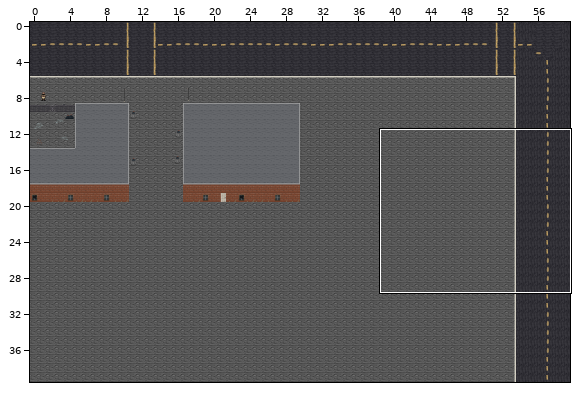
An edit to a level. Tiled map, public/assets/tilemaps/world.tmx. Above, an overview of the earlier version with the close-up marked.
Close-up. Before:
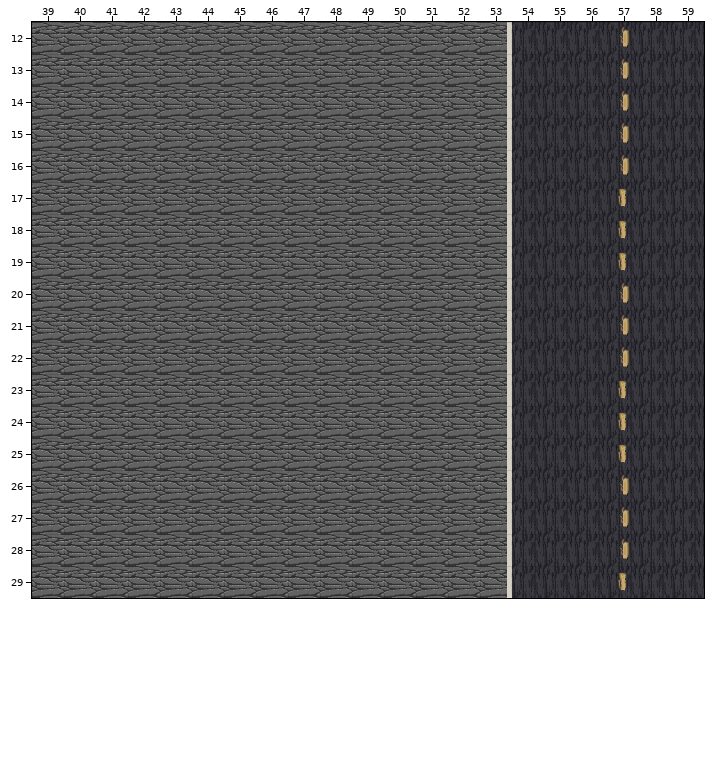
Cells are 64x64 px. Shown: x 39..59, y 12..29. The commit also changed other parts of the map, which this record leaves out.
The result:
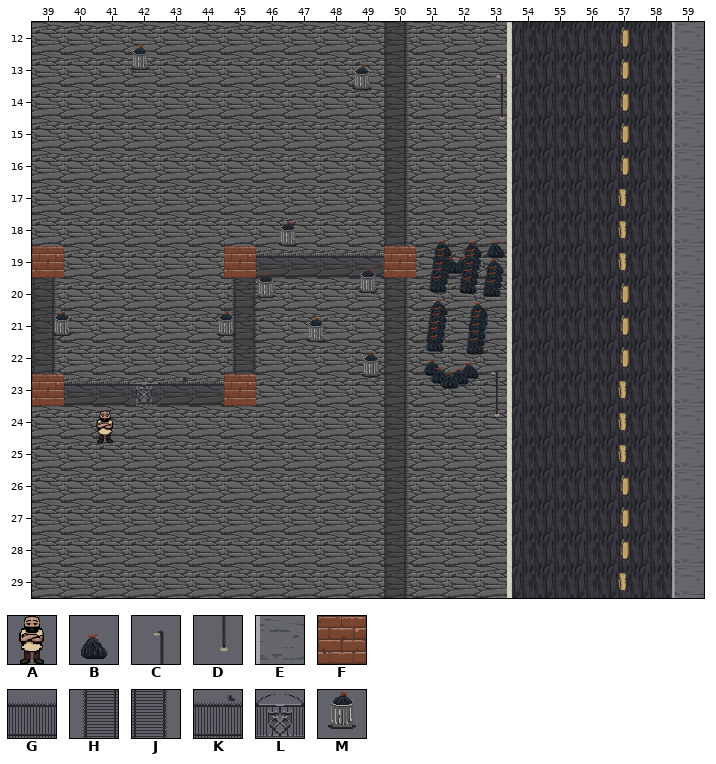
Key: from "bouncer": A 0; from "decor": B 2, C 5, D 7; from "grungy_ass_town": E 11, F 36, G 46, H 46 turned 270, J 46 turned 90, K 47, L 55; from "trash_can": M 0.
_ is an empty cell, . an unchanged one.
Objects are placed by their top-left corner, in cells (3,4 is the top-left corner of cell 3,4); size is 1x1 cell unless given.
From old to new:
--- layer "Walls"
@@ x 39..59 @@
-12 ..........._........_
-13 ..........._........_
-14 ..........._........_
-15 ..........._........_
-16 ..........._........_
-17 ..........._........_
-18 ..........._........_
-19 _.....______........_
-20 _....._...._........_
-21 _....._...._........_
-22 _....._...._........_
-23 ___.___...._........_
-24 ..........._........_
-25 ..........._........_
-26 ..........._........_
-27 ..........._........_
-28 ..........._........_
-29 ..........._........_
+12 ...........J........E
+13 ...........J........E
+14 ...........J........E
+15 ...........J........E
+16 ...........J........E
+17 ...........J........E
+18 ...........J........E
+19 F.....FGGGGF........E
+20 J.....H....J........E
+21 J.....H....J........E
+22 J.....H....J........E
+23 FGG.KGF....J........E
+24 ...........J........E
+25 ...........J........E
+26 ...........J........E
+27 ...........J........E
+28 ...........J........E
+29 ...........J........E
--- layer "decor"
+C "lamp_top_l" at 53.1,13.3
+D "lamp_bottom_l" at 53.1,14.3
+B "trash_bag" at 51.3,18.4
+B "trash_bag" at 52.3,18.5
+B "trash_bag" at 53,18.5
+B "trash_bag" at 51.3,18.7
+B "trash_bag" at 52.3,18.7
+B "trash_bag" at 51.3,18.9
+B "trash_bag" at 52.2,18.9
+B "trash_bag" at 52,19
+B "trash_bag" at 51.6,19
+B "trash_bag" at 53,19
+B "trash_bag" at 51.3,19.1
+B "trash_bag" at 52.2,19.1
+B "trash_bag" at 52.9,19.2
+B "trash_bag" at 51.2,19.3
+B "trash_bag" at 52.2,19.3
+B "trash_bag" at 52.9,19.5
+B "trash_bag" at 51.2,19.6
+B "trash_bag" at 52.1,19.6
+B "trash_bag" at 52.9,19.7
+B "trash_bag" at 51.2,20.3
+B "trash_bag" at 52.5,20.4
+B "trash_bag" at 51.2,20.5
+B "trash_bag" at 52.5,20.6
+B "trash_bag" at 51.2,20.7
+B "trash_bag" at 52.4,20.8
+B "trash_bag" at 51.1,21
+B "trash_bag" at 52.4,21
+B "trash_bag" at 51.1,21.2
+B "trash_bag" at 52.4,21.2
+B "trash_bag" at 51.1,21.4
+B "trash_bag" at 52.3,21.5
+B "trash_bag" at 51,22.2
+B "trash_bag" at 52.2,22.2
+B "trash_bag" at 51.2,22.4
+B "trash_bag" at 51.9,22.4
+B "trash_bag" at 51.6,22.6
+C "lamp_top_l" at 52.9,22.6
+D "lamp_bottom_l" at 52.9,23.6
--- layer "doors"
+L "gate3" at 42,23
+A "Bouncer4" at 40.8,24.1
--- layer "trash_cans"
+M at 41.9,12.7
+M at 48.8,13.3
+M at 46.5,18.2
+M at 49,19.7
+M at 45.8,19.8
+M at 44.5,21
+M at 39.5,21
+M at 47.4,21.2
+M at 49.1,22.3
Where, in picture pixels (left, top, right, bottom), the same in both close-ups:
added: (32, 22, 505, 598)
added: (672, 22, 704, 598)
